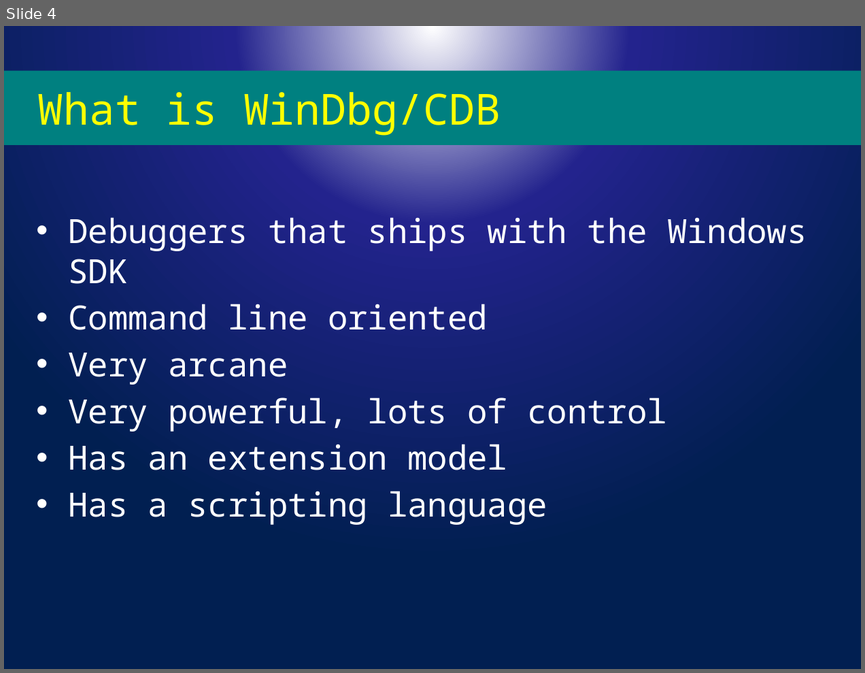
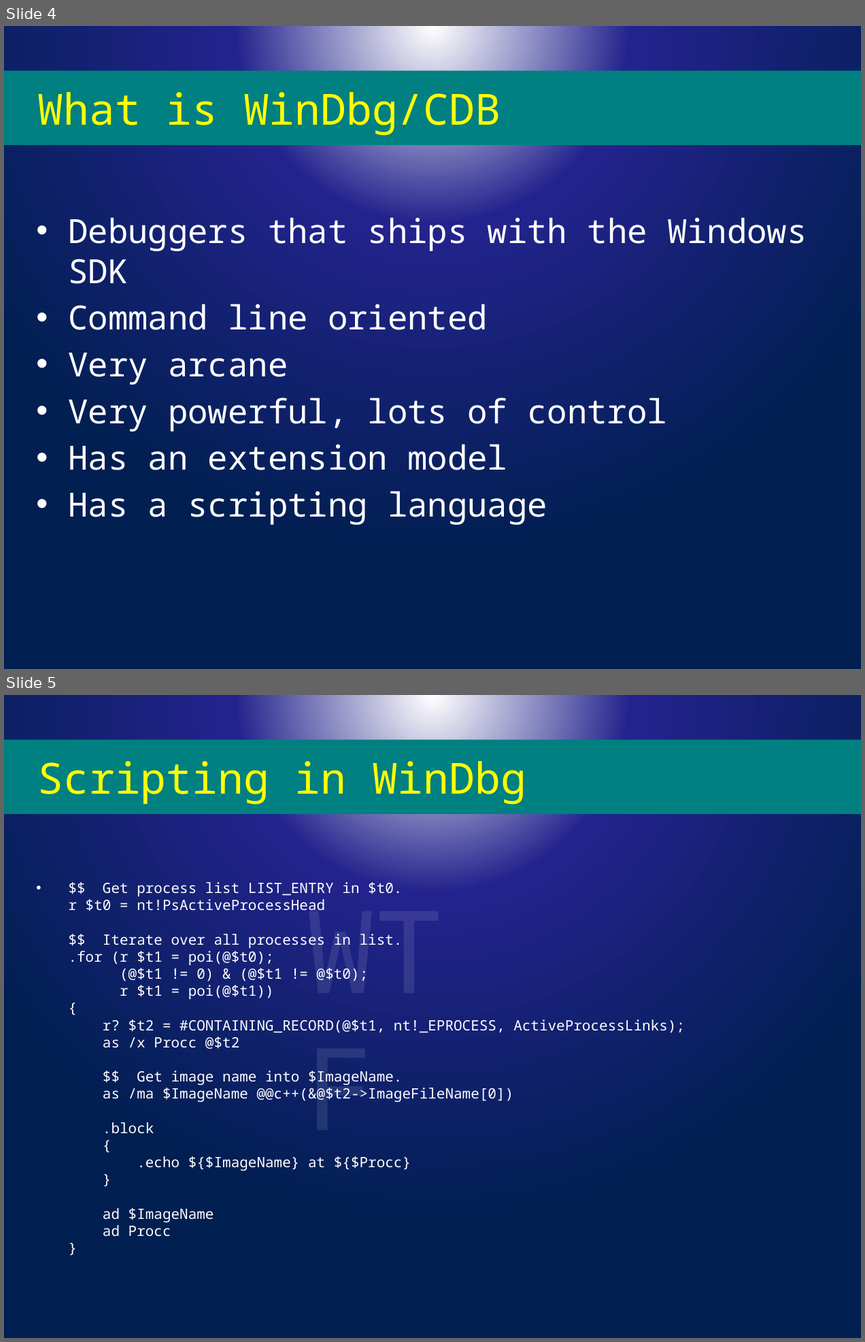
Before and after one commit to powercode/PSConfEU, a slide deck: Dbg/Hosting PowerShell in a Debugger.pptx. Shown one above the other, each under a label of ours: slide 4 before the commit, slides 4 and 5 after it. The pictures are 865x673 and 865x1342 pixels, drawn with LibreOffice and Linux fonts; fonts in the diff are those of the drawing; background and template pictures are left out. Boxes give left, top, right and bottom in pixels: in the first picture for what was removed or moved away, otherwise in the second. Text is boxed around its words. In the diff, an @@ line names an element or a change of style, - is before the commit and + after.

Commit message:
Adding script slide

```diff
--- a/Dbg/Hosting PowerShell in a Debugger.pptx
+++ b/Dbg/Hosting PowerShell in a Debugger.pptx
@@ slide 5 added at [4, 695, 861, 1338], background picture (left out) @@
@@ title added at [4, 740, 861, 814], fill #008080, 36 pt, text #FFFF00 @@
+Scripting in WinDbg
@@ text added at [69, 882, 685, 1236], 12 pt, text #FFFFFF @@
+• $$ Get process list LIST_ENTRY in $t0.
+  r $t0 = nt!PsActiveProcessHead
+  $$ Iterate over all processes in list.
+  .for (r $t1 = poi(@$t0);
+  (@$t1 != 0) & (@$t1 != @$t0);
+  r $t1 = poi(@$t1))
+  {
+  r? $t2 = #CONTAINING_RECORD(@$t1, nt!_EPROCESS, ActiveProcessLinks);
+  as /x Procc @$t2
+  $$ Get image name into $ImageName.
+  as /ma $ImageName @@c++(&@$t2->ImageFileName[0])
+  .block
+  {
+  .echo ${$ImageName} at ${$Procc}
+  }
+  ad $ImageName
+  ad Procc
+  }
@@ text added at [298, 942, 514, 1089], 96 pt, text #FFFFFF @@
+WTF
```
